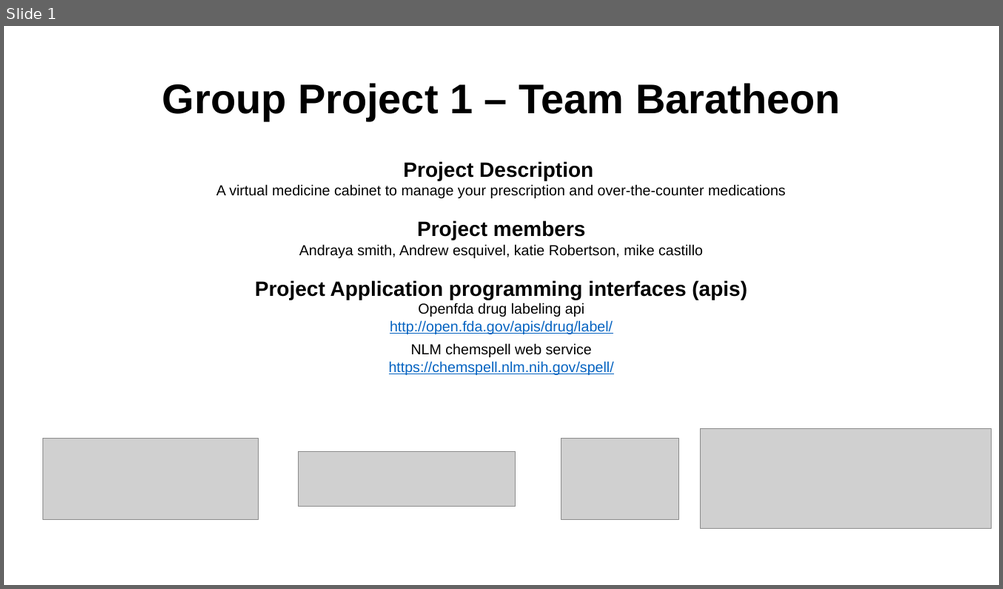
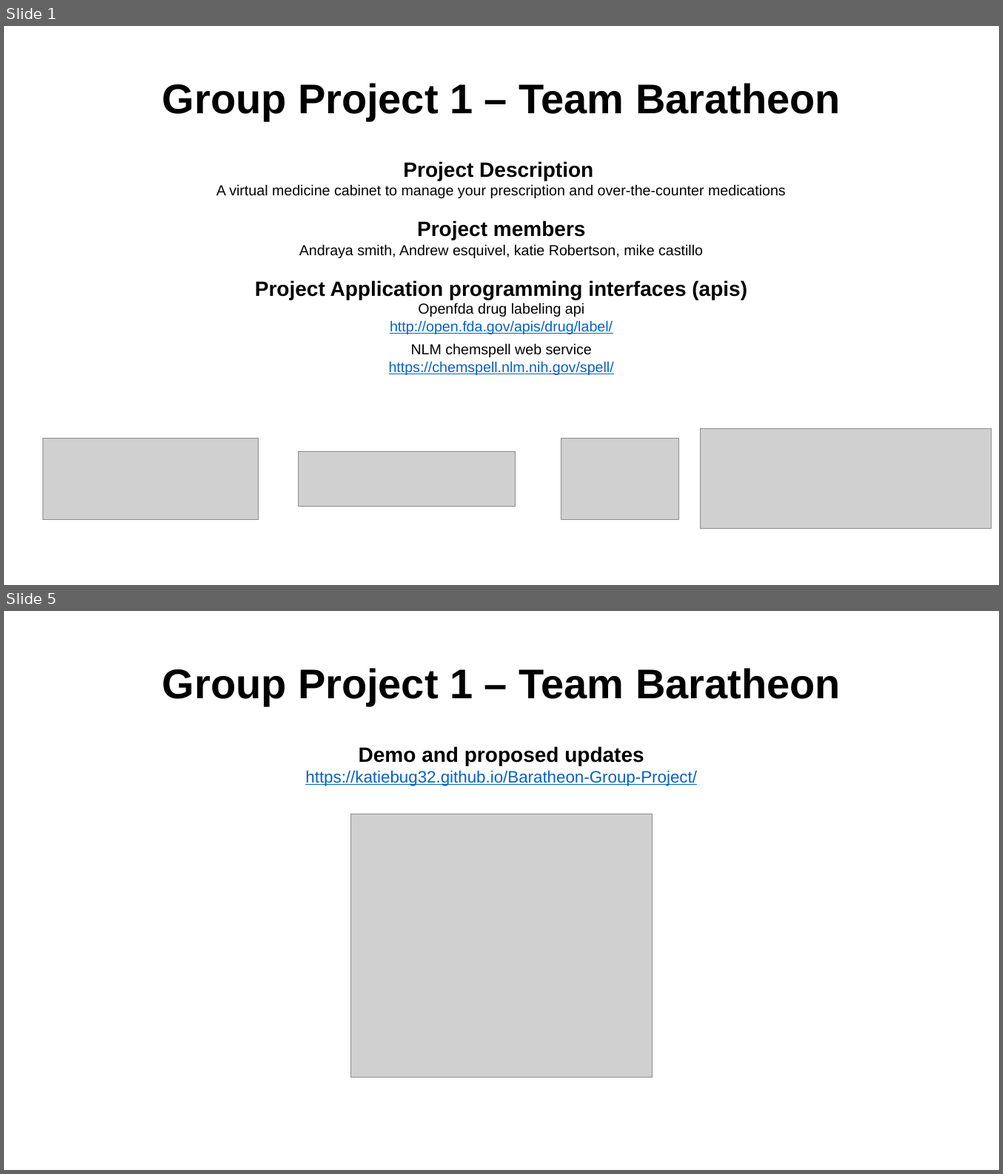
Before and after one commit to katiebug32/Medicine-Cabinet, a slide deck: presentation/Group-Presentation-v1.pptx. Shown one above the other, each under a label of ours: slide 1 before the commit, slides 1 and 5 after it; the slides between them are not shown. The pictures are 1003x589 and 1003x1174 pixels, drawn with LibreOffice and Linux fonts; fonts in the diff are those of the drawing; grey boxes stand for pictures; background and template pictures are left out. Boxes give left, top, right and bottom in pixels: in the first picture for what was removed or moved away, otherwise in the second. Text is boxed around its words. In the diff, an @@ line names an element or a change of style, - is before the commit and + after.

```diff
--- a/presentation/Group-Presentation-v1.pptx
+++ b/presentation/Group-Presentation-v1.pptx
@@ slide 5 added at [4, 611, 999, 1170], background picture (left out) @@
@@ title added at [162, 668, 840, 706], 40 pt, text #000000, bold @@
+Group Project 1 – Team Baratheon
@@ text added at [305, 746, 697, 786], 16 pt, text #0563C1, underline @@
+Demo and proposed updates
+https://katiebug32.github.io/Baratheon-Group-Project/
@@ picture added at [350, 814, 652, 1077] @@
```
Also in this commit, not shown: 3 other slides added.
